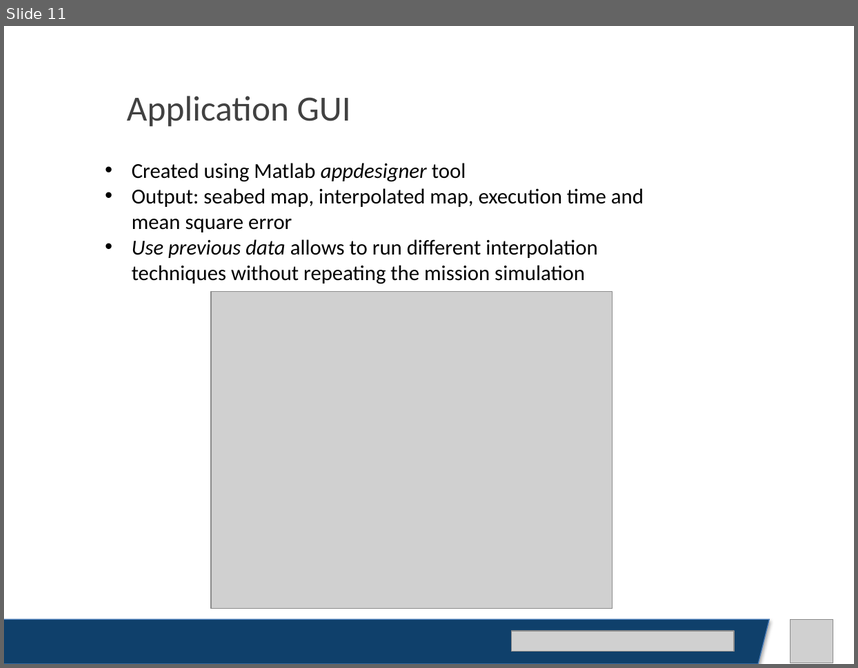
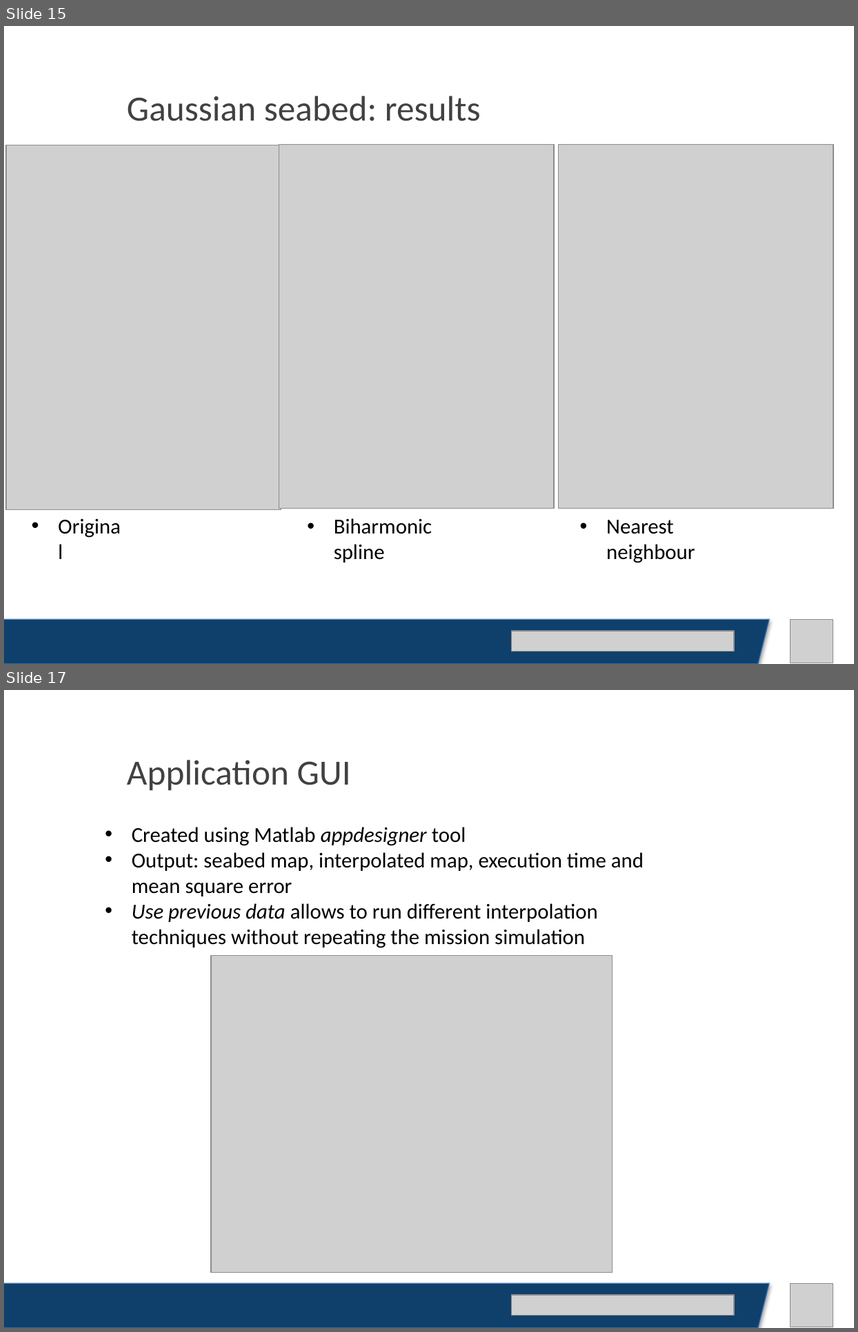
Before and after one commit to alessiaguida/Bathymetry, a slide deck: slides/presentazione 14-05-19.pptx. Shown one above the other, each under a label of ours: slide 11 before the commit, slides 15 and 17 after it; the slides between them are not shown. The pictures are 858x668 and 858x1332 pixels, drawn with LibreOffice and Linux fonts; fonts in the diff are those of the drawing; grey boxes stand for pictures. Boxes give left, top, right and bottom in pixels: in the first picture for what was removed or moved away, otherwise in the second. Text is boxed around its words. In the diff, an @@ line names an element or a change of style, - is before the commit and + after.

```diff
--- a/slides/presentazione 14-05-19.pptx
+++ b/slides/presentazione 14-05-19.pptx
@@ slide 15 added at bbox=[4, 26, 854, 664], background #FFFFFF @@
@@ text added at bbox=[127, 96, 481, 121], 30 pt, text #414141 @@
+Gaussian seabed: results
@@ picture added at bbox=[5, 145, 281, 509] @@
@@ picture added at bbox=[279, 144, 554, 508] @@
@@ picture added at bbox=[558, 144, 833, 508] @@
@@ text added at bbox=[23, 508, 132, 542], 18 pt, text #000000 @@
+• Original
@@ text added at bbox=[334, 518, 432, 562], 18 pt, text #000000 @@
+• Biharmonic spline
@@ text added at bbox=[606, 519, 695, 563], 18 pt, text #000000 @@
+• Nearest neighbour
@@ parallelogram added at bbox=[4, 619, 770, 664], fill #0F406B, outline #4B7EBC 0.75 pt @@
@@ picture added at bbox=[791, 619, 833, 662] @@
@@ picture added at bbox=[512, 630, 734, 651] @@
@@ what was slide 11 is now slide 17 @@
```
Also in this commit, not shown: 4 slides changed, 14 other slides added, 1 slide removed, 2 other files.
